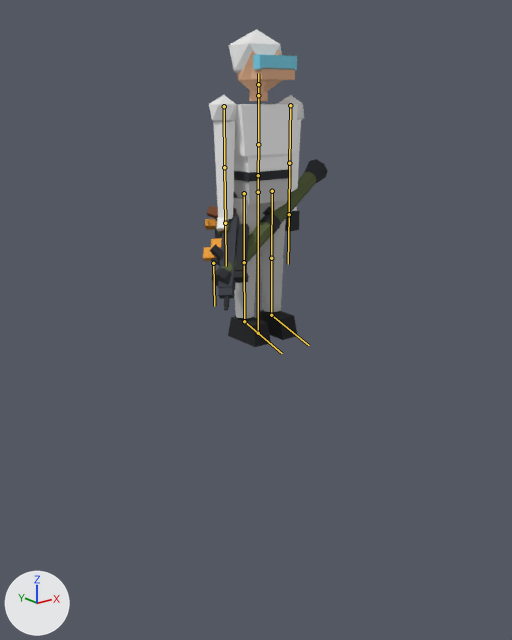
One commit to the glTF model client/public/models/player.glb: the scene before it, then after it.
Rendered twice from a camera (50 mm lens) standing at (-2.72, -3.38, 1.45) and looking at (0.01, 0.04, 0.08). The axes (+X, +Y, +Z) are drawn at lower left. The lights are the same throughout. The picture after the commit comes second. The bones that change, and the others that lie on the model, are drawn over the model as lines.

Names of what the first picture shows: 'Player', 'weapon_ak5', 'weapon_bandage', 'weapon_carl_gustaf', 'weapon_grenade', 'weapon_revolver', 'weapon_sniper'.
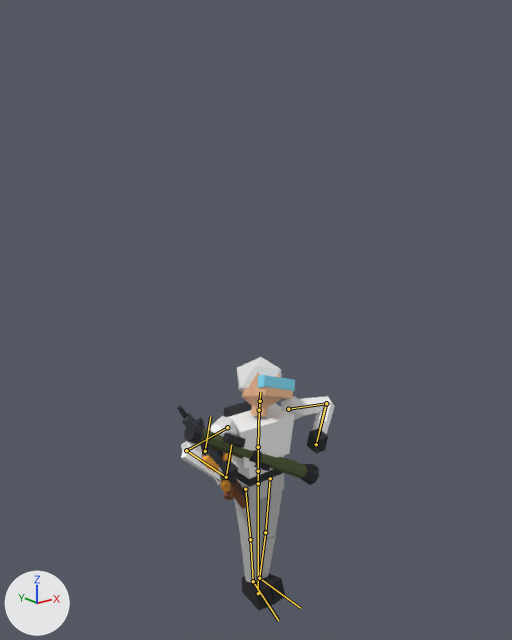
The newer file adds an action. The first version stands in its rest pose; the second is drawn at frame 0 of the action 'zombie_rise'.

Pixel boxes [x1, y1, x2, y2] of what changed, in the pictures (512 x 640 px):
'Player', posed (61% wider, 20% shorter)
    before: [209, 29, 304, 347]
    after: [181, 357, 335, 611]
'weapon_carl_gustaf', posed (14% wider, 52% shorter)
    before: [210, 159, 328, 286]
    after: [184, 425, 319, 485]
'weapon_sniper', posed (62% wider, 11% shorter)
    before: [205, 193, 249, 310]
    after: [177, 405, 249, 509]
'weapon_ak5', posed
    before: [203, 192, 239, 307]
    after: [179, 407, 248, 503]
'weapon_revolver', posed
    before: [207, 206, 222, 266]
    after: [204, 447, 234, 501]
'weapon_bandage', posed
    before: [217, 217, 229, 231]
    after: [213, 477, 221, 485]
'weapon_grenade', posed
    before: [215, 223, 239, 235]
    after: [217, 474, 225, 481]
bone 'root', root to tip
    before: (258, 333) to (258, 192)
    after: (258, 593) to (258, 483)
bone 'chest', root to tip
    before: (258, 144) to (258, 95)
    after: (258, 447) to (259, 410)
bone 'neck', root to tip
    before: (258, 95) to (258, 84)
    after: (259, 410) to (260, 401)
bone 'head', root to tip
    before: (258, 84) to (258, 73)
    after: (260, 401) to (260, 392)
bone 'upper_arm_L', root to tip
    before: (290, 105) to (289, 163)
    after: (288, 409) to (326, 403)
bone 'forearm_L', root to tip
    before: (289, 163) to (289, 214)
    after: (326, 403) to (316, 444)
bone 'hand_L', root to tip
    before: (289, 214) to (288, 264)
    after: (316, 444) to (325, 407)
bone 'upper_arm_R', root to tip
    before: (224, 106) to (224, 167)
    after: (227, 427) to (186, 450)
bone 'forearm_R', root to tip
    before: (224, 167) to (225, 223)
    after: (186, 450) to (226, 477)
bone 'hand_R', root to tip
    before: (225, 223) to (226, 266)
    after: (226, 477) to (231, 444)
bone 'thigh_L', root to tip
    before: (272, 191) to (271, 258)
    after: (270, 478) to (265, 532)
bone 'shin_L', root to tip
    before: (271, 258) to (271, 315)
    after: (265, 532) to (259, 578)
bone 'foot_L', root to tip
    before: (271, 315) to (309, 345)
    after: (259, 578) to (300, 608)
bone 'thigh_R', root to tip
    before: (244, 193) to (244, 262)
    after: (245, 489) to (250, 539)
bone 'shin_R', root to tip
    before: (244, 262) to (244, 321)
    after: (250, 539) to (253, 581)
bone 'foot_R', root to tip
    before: (244, 321) to (282, 353)
    after: (253, 581) to (278, 620)

What the commit changed:
Bone 'root' (bone_root) moves from (0.0, 0.0, 0.0) to (0.0, -1.993, 0.0).
Bone 'chest' (bone_chest) turns from (0, 0, 0) to (3, -4, 0) degrees about its own x, y and z.
Bone 'neck' (bone_neck) turns from (0, 0, 0) to (-9, 0, -11) degrees about its own x, y and z.
Bone 'head' (bone_head) turns from (0, 0, 0) to (-15, 2, -9) degrees about its own x, y and z.
Bone 'upper_arm_L' (bone_upper_arm_l) turns from (0, 0, 0) to (-1, -1, -83) degrees about its own x, y and z.
Bone 'forearm_L' (bone_forearm_l) turns from (0, 0, 0) to (-40, 45, 97) degrees about its own x, y and z.
Bone 'hand_L' (bone_hand_l) turns from (0, 0, 0) to (-112, -24, -46) degrees about its own x, y and z.
Bone 'upper_arm_R' (bone_upper_arm_r) turns from (0, 0, 0) to (-9, 7, 82) degrees about its own x, y and z.
Bone 'forearm_R' (bone_forearm_r) turns from (0, 0, 0) to (-27, -37, -108) degrees about its own x, y and z.
Bone 'hand_R' (bone_hand_r) turns from (0, 0, 0) to (-118, 19, 44) degrees about its own x, y and z.
Bone 'thigh_L' (bone_thigh_l) turns from (0, 0, 0) to (0, 0, 6) degrees about its own x, y and z.
Bone 'shin_L' (bone_shin_l) turns from (0, 0, 0) to (3, 0, 0) degrees about its own x, y and z.
Bone 'foot_L' (bone_foot_l) turns from (0, 0, 0) to (-11, -3, -11) degrees about its own x, y and z.
Bone 'thigh_R' (bone_thigh_r) turns from (0, 0, 0) to (0, 0, -6) degrees about its own x, y and z.
Bone 'shin_R' (bone_shin_r) turns from (0, 0, 0) to (3, 0, 0) degrees about its own x, y and z.
Bone 'foot_R' (bone_foot_r) turns from (0, 0, 0) to (-11, 3, 11) degrees about its own x, y and z.
